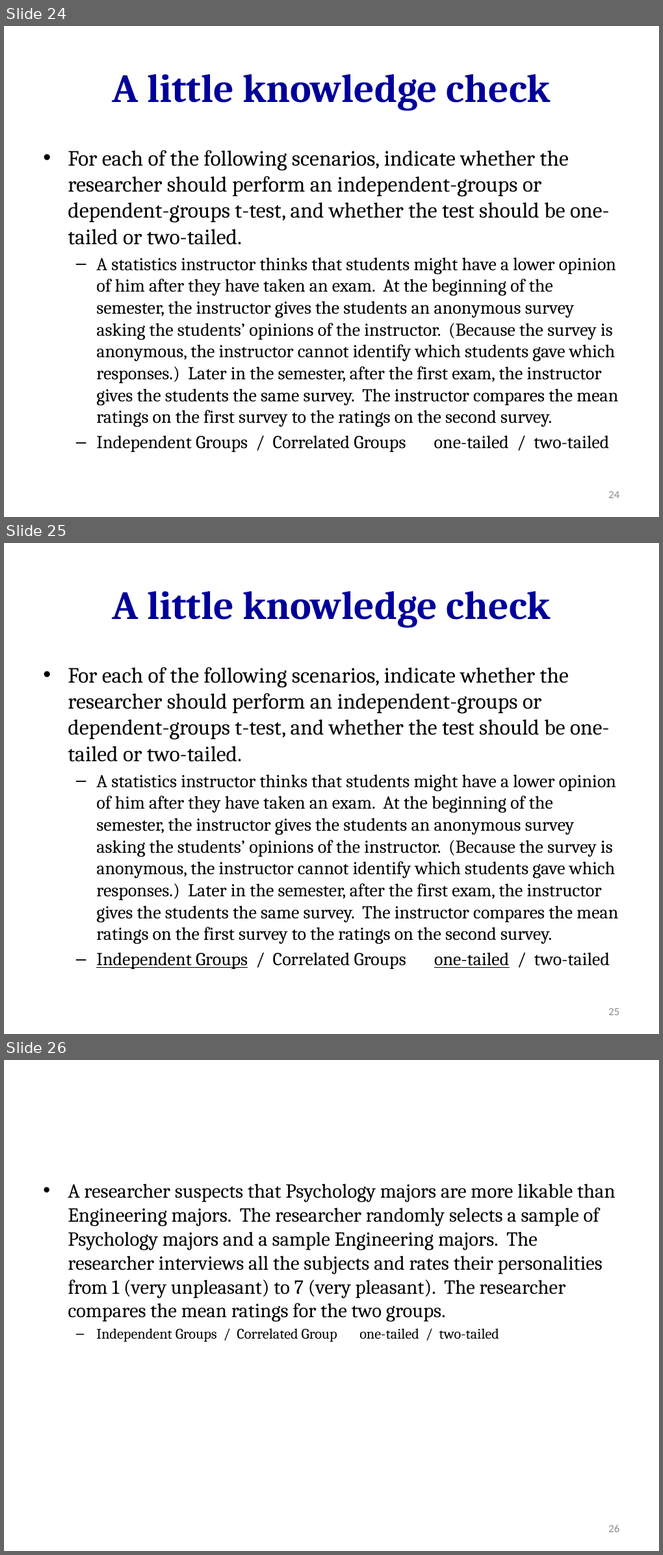
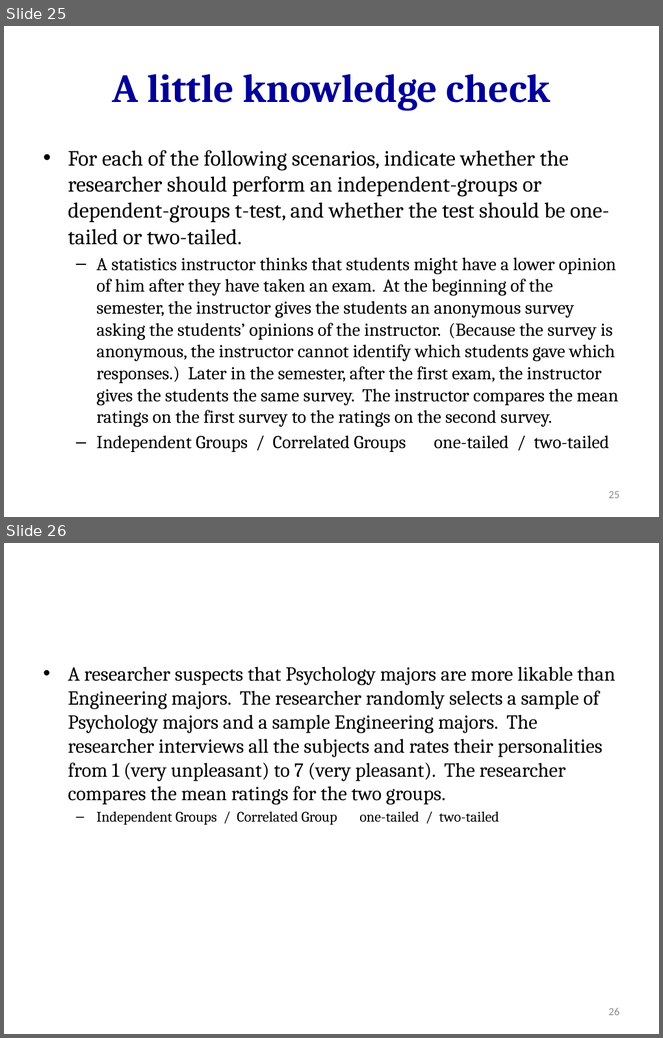
Before and after one commit to hejibo/Psychological-Statistics, a slide deck: Lecture 15_dependent t-test/Lecture 15_dependent sample t-test.pptx. Shown one above the other, each under a label of ours: slides 24, 25 and 26 before the commit, slides 25 and 26 after it. The pictures are 663x1555 and 663x1038 pixels, drawn with LibreOffice and Linux fonts; fonts in the diff are those of the drawing. Boxes give left, top, right and bottom in pixels: in the first picture for what was removed or moved away, otherwise in the second. Text is boxed around its words. In the diff, an @@ line names an element or a change of style, - is before the commit and + after.

Commit message:
add dependent variable t-test

```diff
--- a/Lecture 15_dependent t-test/Lecture 15_dependent sample t-test.pptx
+++ b/Lecture 15_dependent t-test/Lecture 15_dependent sample t-test.pptx
@@ slide 25 removed at <box>4,543,659,1034</box>, background #FFFFFF @@
@@ title removed at <box>112,591,551,628</box> @@
-A little knowledge check
@@ text removed at <box>68,667,618,969</box> @@
-• For each of the following scenarios, indicate whether the researcher should perform an independent-groups or dependent-groups t-test, and whether the test should be one-tailed or two-tailed.
-  – A statistics instructor thinks that students might have a lower opinion of him after they have taken an exam. At the beginning of the semester, the instructor gives the students an anonymous survey asking the students’ opinions of the instructor. (Because the survey is anonymous, the instructor cannot identify which students gave which responses.) Later in the semester, after the first exam, the instructor gives the students the same survey. The instructor compares the mean ratings on the first survey to the ratings on the second survey.
-  – Independent Groups / Correlated Groups one-tailed / two-tailed
@@ page number removed at <box>608,1008,620,1016</box> @@
-25
@@ what was slide 24 is now slide 25 @@
@@ page number at <box>608,491,620,499</box>: text changed @@
-24
+25
```
Also in this commit, not shown: 2 slides added, 5 other files.
